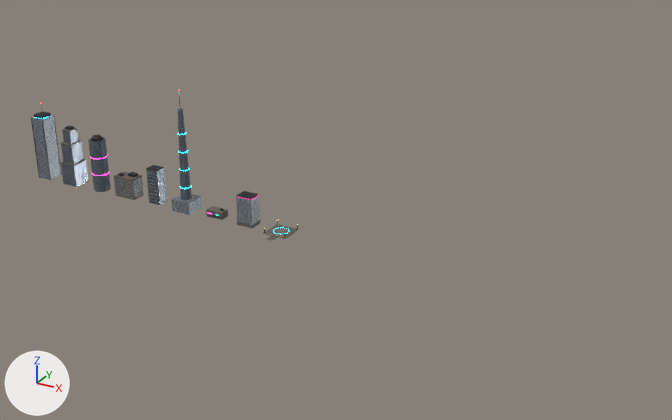
Renders of the glTF model assets/models/city_buildings.glb from each side of a commit.
The view is the same before and after, from a 50 mm lens placed at (1183.0, -1102.0, 608.0), pointed at (569.0, 13.0, 51.0). The lights are fixed; the arrows at lower left show +X, +Y and +Z. The older version comes first. Where no turn or scale is listed for an object, it has been applied to the vertices.

The scene before the commit, as lines of its bpy script (objects in view):
```python
me_cube = bpy.data.meshes.new('Cube')
me_cube.from_pydata(...)  # 162 vertices, 288 faces; spans x -13.8..13.8, y -13.8..13.8, z 0.0..135.2
# faces by material slot: [12, 48, 108, 12, 28, 80]
me_cube.materials.append(mat_ribbon)
me_cube.materials.append(mat_gunmetal)  # dark grey #3a3f47
me_cube.materials.append(mat_roof)
me_cube.materials.append(mat_neon_cyan_s)  # cyan #1ad8ff, glowing cyan #1ad8ff
me_cube.materials.append(mat_steel)  # grey #8a9099
me_cube.materials.append(mat_beacon)  # red #ff3326, glowing red #ff3326
me_cube_007 = bpy.data.meshes.new('Cube.007')
me_cube_007.from_pydata(...)  # 200 vertices, 372 faces; spans x -15.5..15.5, y -15.5..15.5, z 0.0..102.0
# faces by material slot: [36, 324, 12]
me_cube_007.materials.append(mat_facade)
me_cube_007.materials.append(mat_concrete)
me_cube_007.materials.append(mat_roof)
me_cylinder_001 = bpy.data.meshes.new('Cylinder.001')
me_cylinder_001.from_pydata(...)  # 128 vertices, 240 faces; spans x -14.6..14.6, y -14.6..14.6, z 0.0..96.0
# faces by material slot: [60, 120, 60]
me_cylinder_001.materials.append(mat_facade)
me_cylinder_001.materials.append(mat_neon_magenta_s)  # pink #ff2fa8, glowing pink #ff2fa8
me_cylinder_001.materials.append(mat_roof)
ob_bld_0_mesh = bpy.data.objects.new('BLD_0_mesh', me_cube)
ob_bld_0_mesh.location = (0.0, 0.0, 0.0)
ob_bld_1_mesh = bpy.data.objects.new('BLD_1_mesh', me_cube_007)
ob_bld_1_mesh.location = (60.0, 0.0, 0.0)
ob_bld_2_mesh = bpy.data.objects.new('BLD_2_mesh', me_cylinder_001)
ob_bld_2_mesh.location = (120.0, 0.0, 0.0)
# also in view: 'BLD_4_mesh' at (240.0, -1.0, 30.0); 'BLD_7_mesh' at (420.0, 0.0, 25.0); 'BLD_3_mesh' at (180.0, 0.0, 20.0); 'BLD_5_mesh' at (300.0, 0.0, 100.0)
```
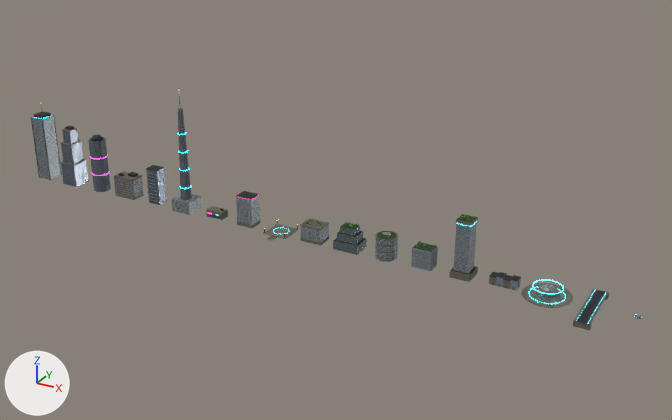
The change, as a diff of the scene's bpy script:
```diff
--- a/assets/models/city_buildings.glb.py
+++ b/assets/models/city_buildings.glb.py
@@ mat_brick @@
+mat_brick = bpy.data.materials.new('brick')
+# uses the picture img_facade_c
+# uses the picture img_facade_n
@@ mat_roof_green @@
+mat_roof_green = bpy.data.materials.new('roof_green')
+# colours: green #7da55a
+# uses the picture img_moss_c
@@ ob_bld_rotunda_mesh @@
+ob_bld_rotunda_mesh = bpy.data.objects.new('BLD_rotunda_mesh', me_cylinder_037)  # 2082 vertices, 4088 faces; spans x -34.0..34.0, y -34.0..34.0, z 0.0..14.4; in mat_fountain_water (cyan #3a8fb0, glowing blue #1f7298), mat_glass (blue #9fc6d8), mat_street_glow (cyan #40e0ff, glowing cyan #40e0ff), mat_steel (grey #8a9099)
+ob_bld_rotunda_mesh.location = (900.0, 0.0, 0.0)
@@ ob_bld_bridge_mesh @@
+ob_bld_bridge_mesh = bpy.data.objects.new('BLD_bridge_mesh', me_cube_102)  # 592 vertices, 888 faces; spans x -11.0..11.0, y -48.2..48.2, z -8.6..1.4; in mat_glass (blue #9fc6d8), mat_steel (grey #8a9099), mat_street_glow (cyan #40e0ff, glowing cyan #40e0ff)
+ob_bld_bridge_mesh.location = (960.0, 0.0, 0.0)
@@ ob_bld_13_mesh @@
+ob_bld_13_mesh = bpy.data.objects.new('BLD_13_mesh', me_cube_086)  # 96 vertices, 144 faces; spans x -20.0..20.0, y -7.2..7.2, z 0.0..14.6; in mat_gunmetal (dark grey #3a3f47)
+ob_bld_13_mesh.location = (840.0, 0.0, 0.0)
@@ ob_bld_12_mesh @@
+ob_bld_12_mesh = bpy.data.objects.new('BLD_12_mesh', me_cube_080)  # 972 vertices, 1832 faces; spans x -15.0..15.0, y -15.0..15.0, z 0.0..92.0; in mat_roof_leaves (green #4f7d3a), mat_street_glow (cyan #40e0ff, glowing cyan #40e0ff)
+ob_bld_12_mesh.location = (780.0, 0.0, 0.0)
@@ ob_bld_11_mesh @@
+ob_bld_11_mesh = bpy.data.objects.new('BLD_11_mesh', me_cube_074)  # 720 vertices, 1352 faces; spans x -15.2..15.2, y -11.2..11.2, z 0.0..35.0; in mat_roof_leaves (green #4f7d3a)
+ob_bld_11_mesh.location = (720.0, 0.0, 0.0)
@@ ob_bld_10_mesh @@
+ob_bld_10_mesh = bpy.data.objects.new('BLD_10_mesh', me_cylinder_020)  # 464 vertices, 888 faces; spans x -16.4..16.4, y -16.4..16.4, z 0.0..37.9
+ob_bld_10_mesh.location = (660.0, 0.0, 0.0)
@@ ob_bld_9_mesh @@
+ob_bld_9_mesh = bpy.data.objects.new('BLD_9_mesh', me_cube_068)  # 2148 vertices, 4072 faces; spans x -20.0..20.0, y -15.0..15.0, z 0.0..41.0; in mat_roof_leaves (green #4f7d3a)
+ob_bld_9_mesh.location = (600.0, 0.0, 0.0)
@@ ob_bld_8_mesh @@
+ob_bld_8_mesh = bpy.data.objects.new('BLD_8_mesh', me_cube_064)  # 1040 vertices, 1968 faces; spans x -17.5..17.5, y -13.5..13.5, z 0.0..31.0; in mat_roof_leaves (green #4f7d3a)
+ob_bld_8_mesh.location = (540.0, 0.0, 0.0)
```

Changed parts and their boxes [x1, y1, x2, y2] in the pictures (672 x 420 px):
'BLD_12_mesh', added: after [449, 214, 478, 282]
    faces in mat_ribbon: [454, 222, 477, 273]
    faces in mat_concrete: [449, 217, 478, 282]
    faces in mat_roof_green: [451, 214, 477, 275]
'BLD_rotunda_mesh', added: after [521, 280, 573, 308]
    faces in mat_concrete: [521, 283, 573, 308]
'BLD_9_mesh', added: after [333, 222, 367, 255]
    faces in mat_facade: [333, 223, 367, 255]
    faces in mat_roof_green: [334, 222, 366, 246]
'BLD_bridge_mesh', added: after [573, 288, 609, 330]
    faces in mat_roof: [577, 290, 606, 324]
    faces in mat_concrete: [573, 289, 609, 330]
'BLD_10_mesh', added: after [375, 231, 398, 262]
    faces in mat_ribbon: [375, 232, 398, 262]
'BLD_11_mesh', added: after [411, 241, 438, 271]
    faces in mat_brick: [411, 245, 438, 271]
'BLD_8_mesh', added: after [300, 218, 329, 246]
    faces in mat_ribbon: [301, 224, 329, 243]
    faces in mat_concrete: [300, 218, 329, 246]
'BLD_13_mesh', added: after [489, 272, 521, 291]
    faces in mat_brick: [496, 274, 521, 291]
    faces in mat_roof: [490, 272, 521, 282]
